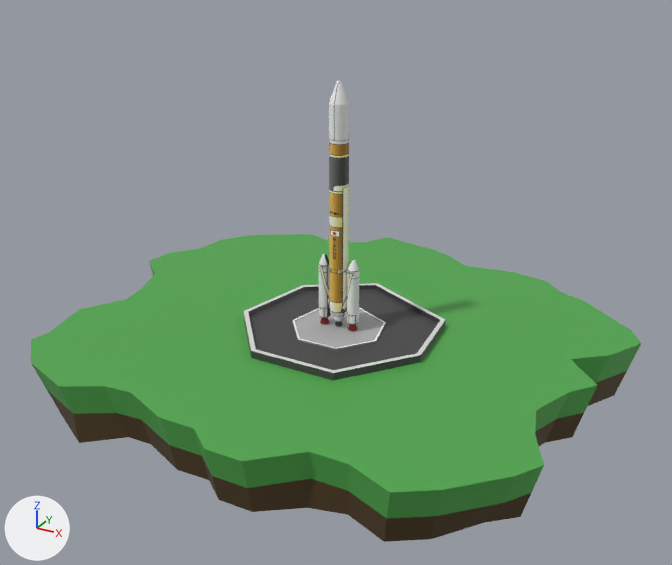
Two versions of the glTF model public/H-IIA.gltf, one commit apart.
Before and after are seen from a camera (50 mm lens) standing at (5.82, -10.67, 6.12) and looking at (0.07, -0.2, 0.89). Every picture has the same lights, and +X, +Y and +Z are marked at lower left. Where no turn or scale is listed for an object, it has been applied to the vertices. Vertices at the same position are counted once.
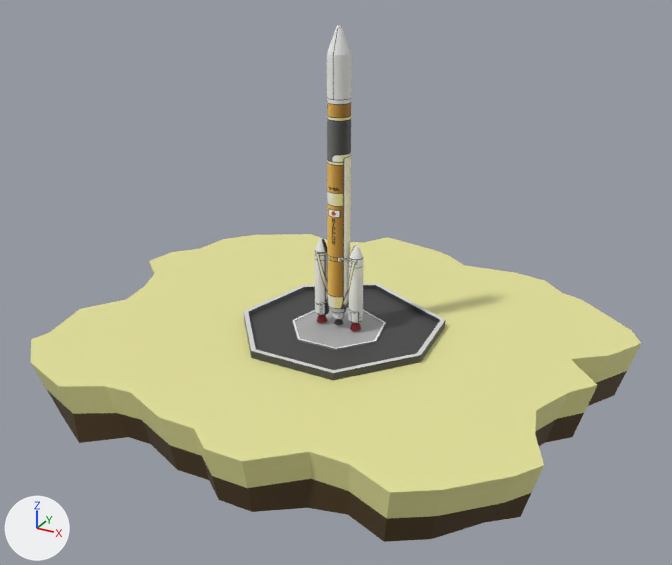
Changed parts and their boxes (x1, y1, x2, y2) in the pictures (672 x 565 px):
'Cylinder.002', moved, rescaled (21% wider, 21% taller)
    before: (318, 80, 359, 325)
    after: (314, 26, 364, 323)
part 1 of me_cylinder_003, recoloured (green to beige)
    both: (31, 234, 641, 519)

The change, as a list of edits to the scene's bpy script:
```text
Add mat_dirt2:
    mat_dirt2 = principled_material('dirt2')
    mat_dirt2.base_color = (0.8, 0.783, 0.328)  # beige #e7e59b
Change me_cylinder_003:
    where me_cylinder_003.from_pydata(...)  # 388 vertices, 764 faces; spans x -4.11..3.95, y -3.42..3.75, z -0.92..0.05
    used by ob_cylinder_001; location = (0.0, -0.01, 0.1)
    me_cylinder_003 part 1: 312 faces spanning x -4.11..3.95, y -3.42..3.75, z -0.5..-0.06 switch from mat_grass (green #4fa74c) to mat_dirt2 (beige #e7e59b)
Change ob_cylinder_002:
    ob_cylinder_002.location: (0.23, 0.0, 0.65) -> (0.27, 0.0, 0.78)
    ob_cylinder_002.scale: (0.0868, 0.0868, 0.371) -> (0.103, 0.103, 0.441)
```
